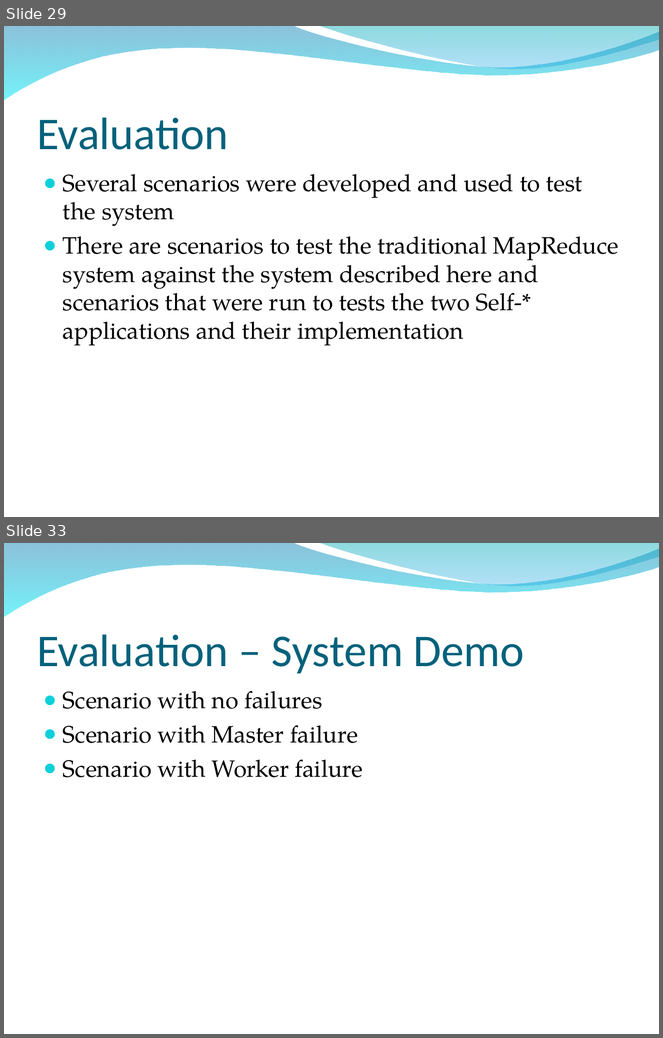
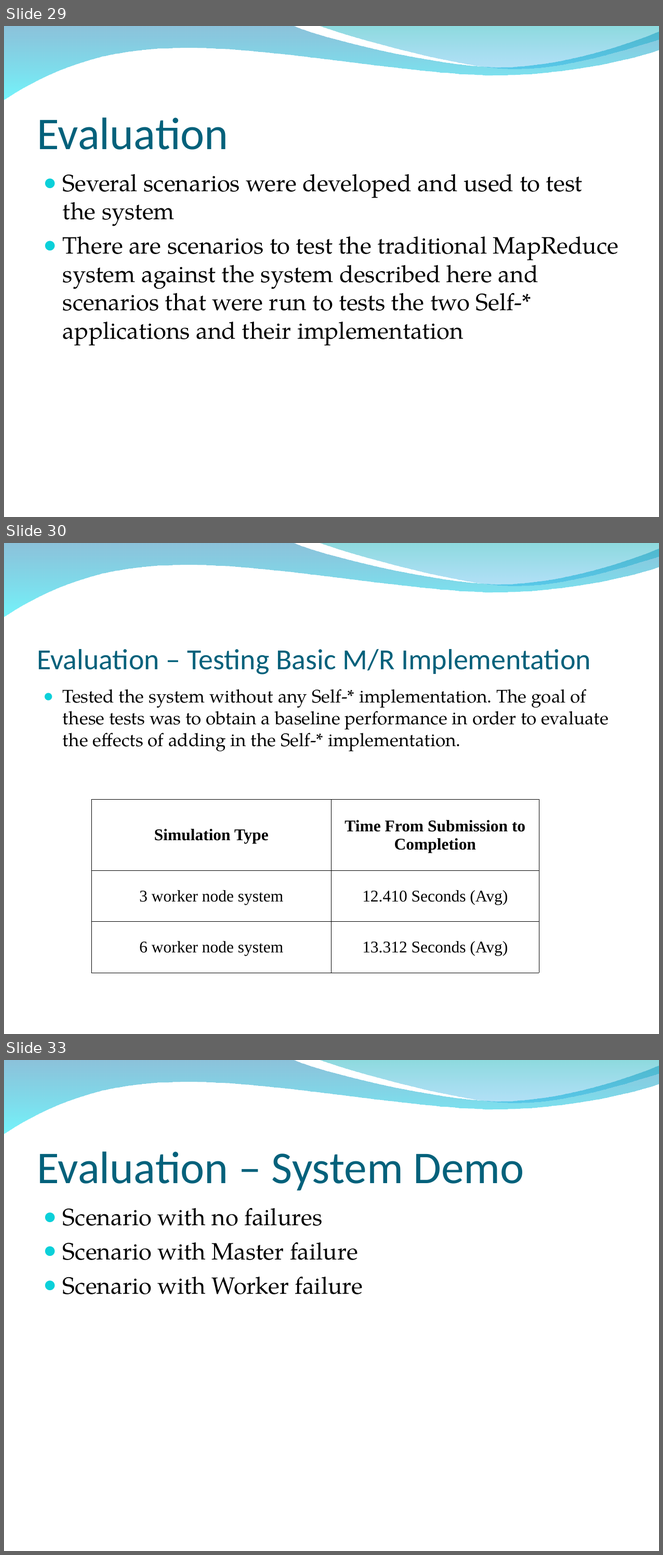
Before and after one commit to osecki/cs647, a slide deck: Documentation/Final Paper and Slides/MapReduce Final Presentation.ppt. Shown one above the other, each under a label of ours: slides 29 and 33 before the commit, slides 29, 30 and 33 after it; the slides between them are not shown. The pictures are 663x1038 and 663x1555 pixels, drawn with LibreOffice and Linux fonts; fonts in the diff are those of the drawing; background and template pictures are left out. Boxes give left, top, right and bottom in pixels: in the first picture for what was removed or moved away, otherwise in the second. Text is boxed around its words. In the diff, an @@ line names an element or a change of style, - is before the commit and + after.

```diff
--- a/Documentation/Final Paper and Slides/MapReduce Final Presentation.ppt
+++ b/Documentation/Final Paper and Slides/MapReduce Final Presentation.ppt
@@ slide 30 added at (4, 543, 659, 1034), background picture (left out); not listed: 2 template elements that a slide beside it also shows @@
@@ title added at (37, 649, 591, 675), 32 pt, text #04617B @@
+Evaluation – Testing Basic M/R Implementation
@@ text added at (63, 689, 609, 752), 20 pt, text #000000 @@
+● Tested the system without any Self-* implementation. The goal of these tests was to obtain a baseline performance in order to evaluate the effects of adding in the Self-* implementation.
@@ table added at (91, 800, 539, 974), 3 rows, 2 columns @@
+Simulation Type | Time From Submission to Completion
+3 worker node system | 12.410 Seconds (Avg)
+6 worker node system | 13.312 Seconds (Avg)
```
Also in this commit, not shown: 3 slides changed, 1 slide removed.
